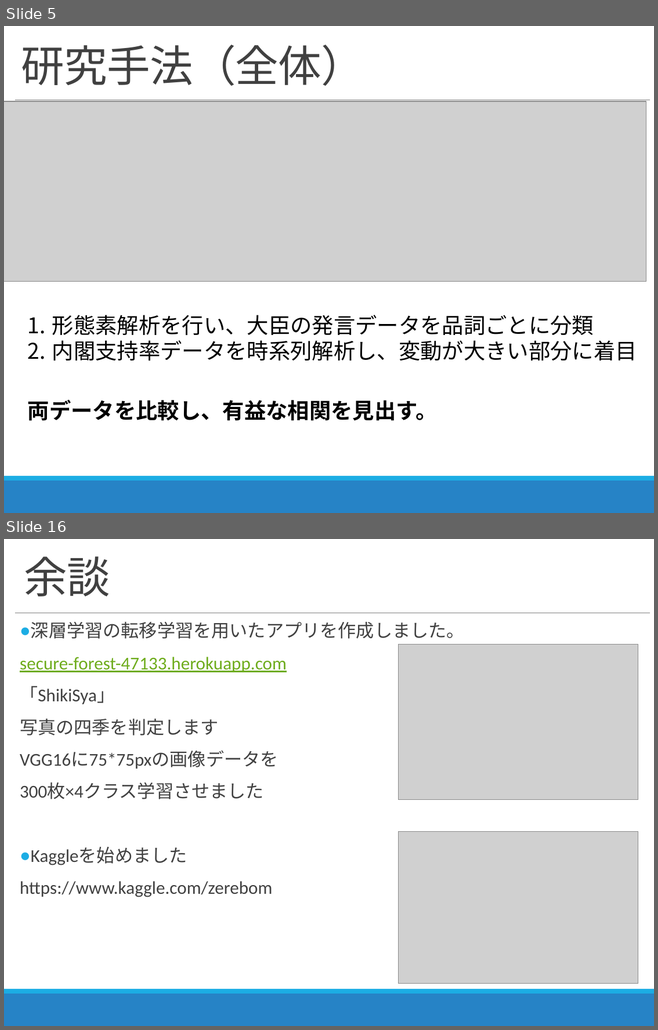
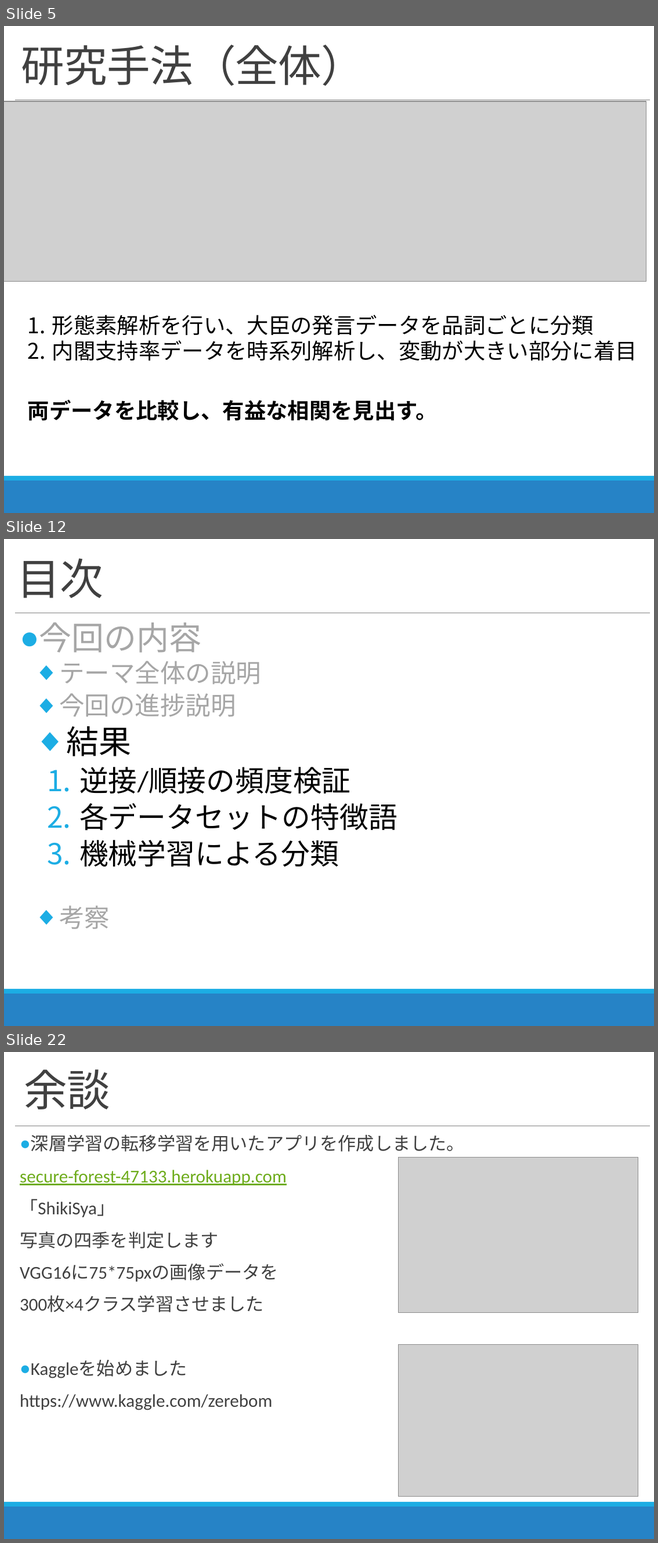
Before and after one commit to zerebom/Time-series-analysis, a slide deck: Excel/2018_09_25進捗報告.pptx. Shown one above the other, each under a label of ours: slides 5 and 16 before the commit, slides 5, 12 and 22 after it; the slides between them are not shown. The pictures are 658x1030 and 658x1543 pixels, drawn with LibreOffice and Linux fonts; fonts in the diff are those of the drawing; grey boxes stand for pictures. Boxes give left, top, right and bottom in pixels: in the first picture for what was removed or moved away, otherwise in the second. Text is boxed around its words. In the diff, an @@ line names an element or a change of style, - is before the commit and + after.

```diff
--- a/Excel/2018_09_25進捗報告.pptx
+++ b/Excel/2018_09_25進捗報告.pptx
@@ slide 12 added at (4, 539, 654, 1026), background #FFFFFF; not listed: 3 template elements that a slide beside it also shows @@
@@ title added at (17, 558, 103, 598), 48 pt, text #404040 @@
+目次
@@ text added at (39, 623, 397, 929), 32 pt, text #000000 @@
+● 今回の内容
+  ◆ テーマ全体の説明
+  ◆ 今回の進捗説明
+  ◆ 結果
+    1. 逆接/順接の頻度検証
+    2. 各データセットの特徴語
+    3. 機械学習による分類
+  ◆ 考察
@@ what was slide 16 is now slide 22 @@
```
Also in this commit, not shown: 10 slides changed, 6 other slides added, 1 slide removed, 8 other files.
